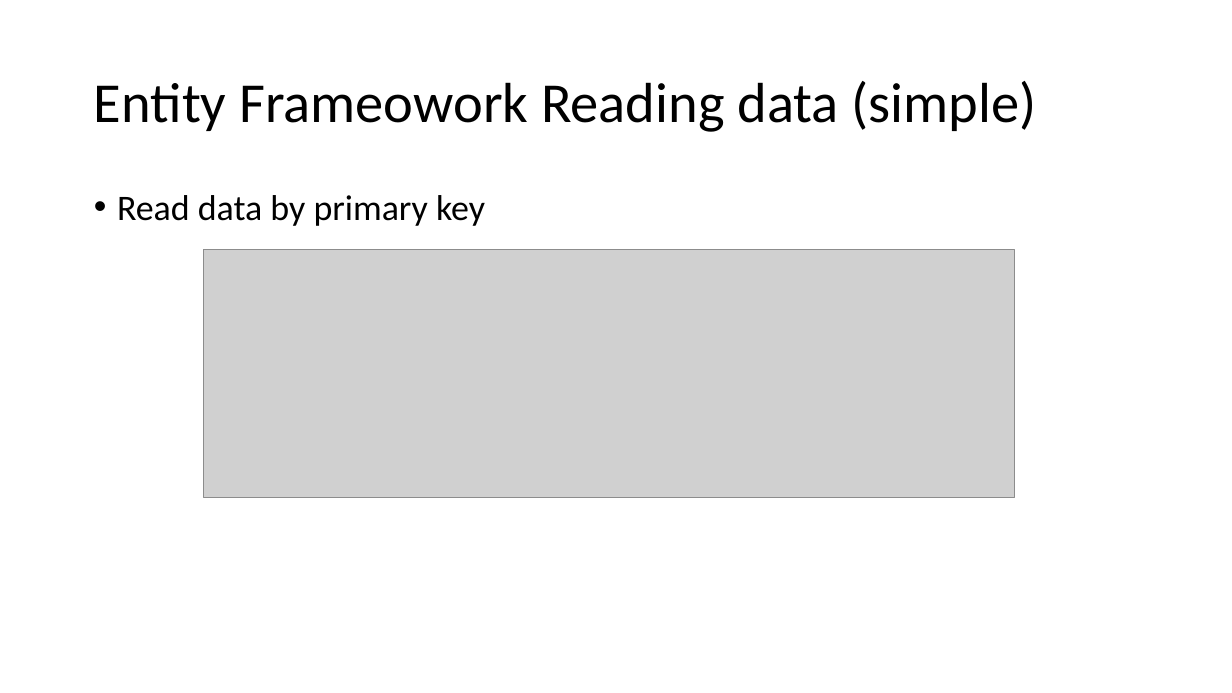
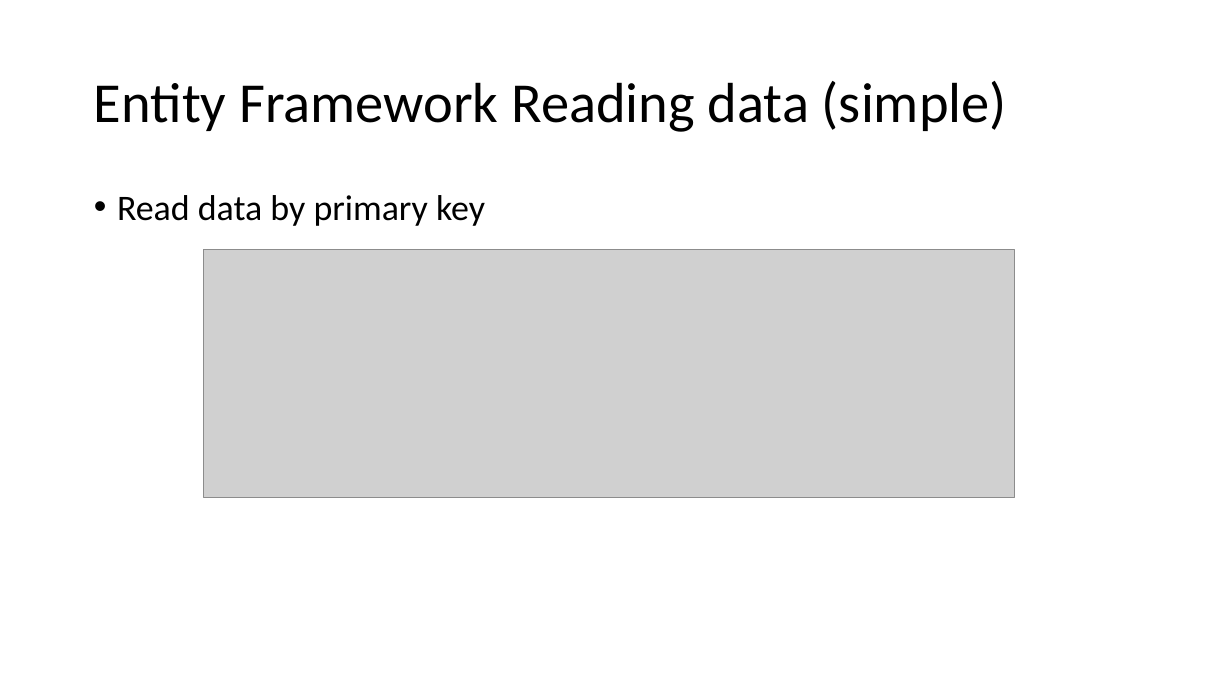
Before and after one commit to karenpayneoregon/VisualStudioEducation, a slide deck: slide 26 of PowerPoint/Working with Visual Studio.pptx. Drawn at 1232x693 pixels with LibreOffice and Linux fonts; fonts in the diff are those of the drawing; grey boxes stand for pictures. Boxes give left, top, right and bottom in pixels: in the first picture for what was removed or moved away, otherwise in the second. Text is boxed around its words. In the diff, an @@ line names an element or a change of style, - is before the commit and + after.

```diff
--- a/PowerPoint/Working with Visual Studio.pptx
+++ b/PowerPoint/Working with Visual Studio.pptx
@@ title at (x1=94, y1=81, x2=1007, y2=132): text changed @@
-Entity Frameowork Reading data (simple)
+Entity Framework Reading data (simple)
```
Also in this commit, not shown: 8 other files.
